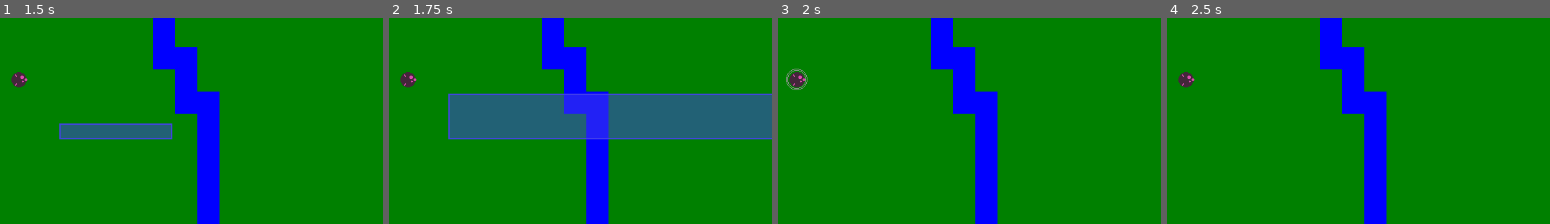
Above: before the commit, frames 1-4 (left to right).
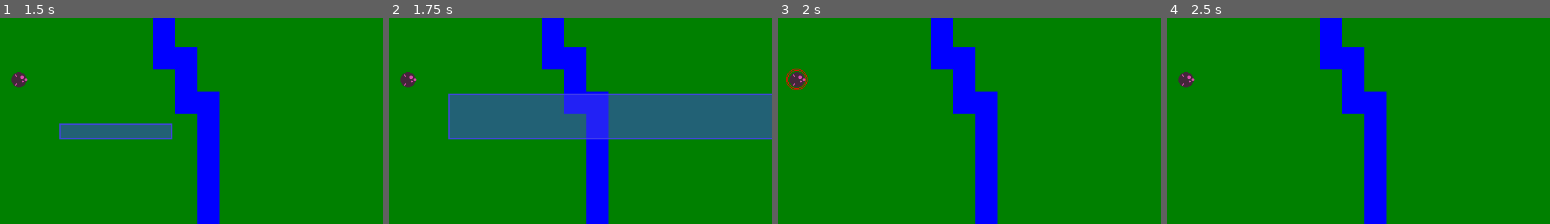
Above: after the commit, the same moments.

Repository: NoNameHobos/rts-game
Game: Godot game, scene res://scenes/scene_manager.tscn
Two runs of this game, one before a commit and one after it. Both use one fixed random seed, a clock stepped at 60 frames per second and the inputs below.
Inputs (mouse positions are % of the whole screen's width and height, from its top left):
- Up to frame 1 (1.5 s): tap Enter at 0.5 s; move the mouse to (73, 45) at 0.52 s; click (73, 45) at 0.67 s; tap Space at 1.25 s; drag from (29, 56) to (73, 45) at 1.27 s
- Up to frame 2 (1.75 s): no input
- Up to frame 3 (2 s): no input
- Up to frame 4 (2.5 s): move the mouse to (60, 27) at 2.02 s; click (60, 27) at 2.17 s
The pictures show only the part of the screen within x 21-71%, y 27-77%; the shares and areas given below are measured in that part.

Frames 1-2 are identical in both runs. In frame 3, 0.2% of the frame differs, in the area x 2-8%, y 24-35%; in frame 4, nothing differs.

Commit message:
Pushed the shader

Diff:
--- /dev/null
+++ b/resources/material/unit_selector_shader.gdshader
@@ -0,0 +1,18 @@
+shader_type canvas_item;
+
+uniform vec4 team_color : source_color;
+
+void vertex() {
+	// Called for every vertex the material is visible on.
+}
+
+void fragment() {
+	// Called for every pixel the material is visible on.
+	vec4 color = COLOR;
+
+	if (color.a > 0.0) {
+		COLOR = team_color;
+	}
+
+
+}
--- a/scenes/prefabs/unit/unit.gd
+++ b/scenes/prefabs/unit/unit.gd
@@ -7,6 +7,11 @@
 
 var team: int = Teams.PLAYER_1
 var selected: bool = false
+
+
+func _process(_delta: float) -> void:
+
+	(selector_sprite.material as ShaderMaterial).set_shader_parameter("team_color", Teams.COLORS[team])
 
 func select() -> void:
 	selected = true
--- a/scenes/prefabs/unit/unit.tscn
+++ b/scenes/prefabs/unit/unit.tscn
@@ -1,11 +1,16 @@
-[gd_scene load_steps=5 format=3 uid="uid://bb5ehp5n6p010"]
+[gd_scene load_steps=7 format=3 uid="uid://bb5ehp5n6p010"]
 
 [ext_resource type="Script" uid="uid://bhu2r8bli8i6o" path="res://scenes/prefabs/unit/unit.gd" id="1_342nf"]
 [ext_resource type="Texture2D" uid="uid://d148l7aj4s78s" path="res://assets/unit.png" id="1_i6jyr"]
 [ext_resource type="Texture2D" uid="uid://dd4nspfphiwee" path="res://assets/selector.png" id="3_0bgd4"]
+[ext_resource type="Shader" uid="uid://cdwwu8tautdwv" path="res://resources/material/unit_selector_shader.gdshader" id="3_l1s5l"]
 
 [sub_resource type="CircleShape2D" id="CircleShape2D_342nf"]
 radius = 16.0
+
+[sub_resource type="ShaderMaterial" id="ShaderMaterial_dqf56"]
+shader = ExtResource("3_l1s5l")
+shader_parameter/team_color = Color(0.519243, 0.000147906, 0.501391, 1)
 
 [node name="Unit" type="Node2D"]
 texture_filter = 1
@@ -23,4 +28,5 @@
 
 [node name="Selector" type="Sprite2D" parent="."]
 visible = false
+material = SubResource("ShaderMaterial_dqf56")
 texture = ExtResource("3_0bgd4")
Not shown, added: resources/material/unit_selector_shader.gdshader.uid
Not shown: 1 places in scenes/levels/test_level.tscn that only renumber resources
